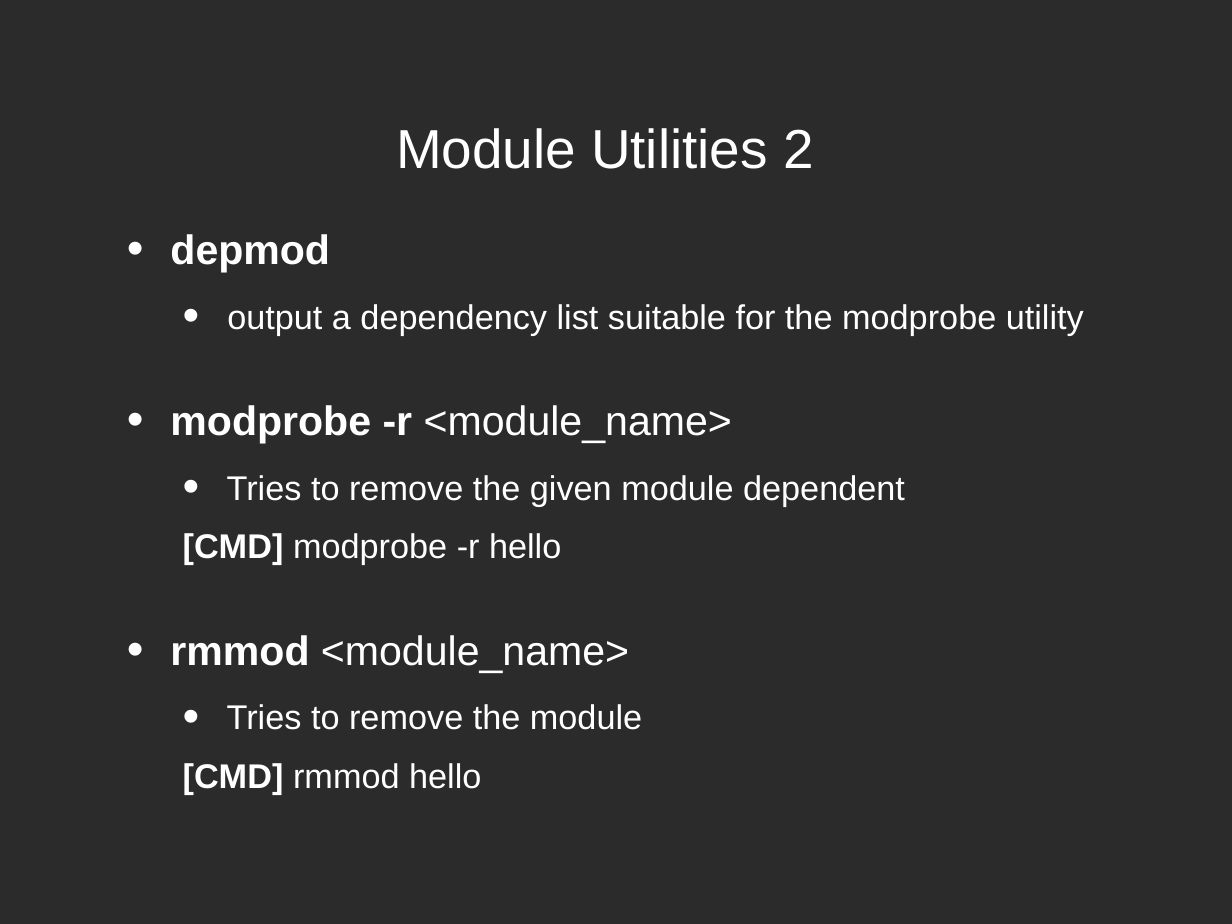
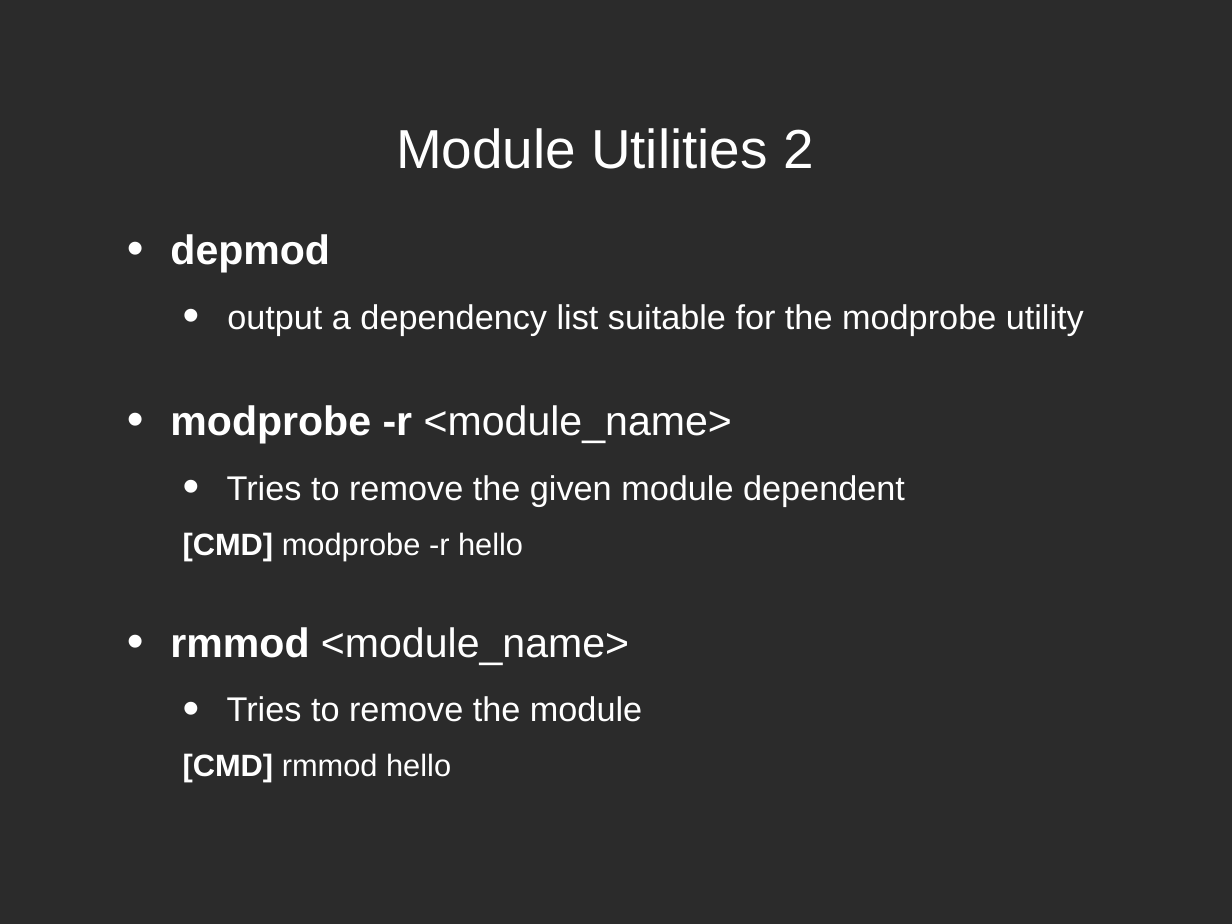
Before and after one commit to xlloss/embedded_linux_cadtc, a slide deck: slide 6 of linux_driver/present/1-concept/1-3_Install_Linux_Modules.odp. Drawn at 1232x924 pixels with LibreOffice and Linux fonts; fonts in the diff are those of the drawing; background and template pictures are left out; a plain dark background stands for a picture behind light text. Boxes give left, top, right and bottom in pixels: in the first picture for what was removed or moved away, otherwise in the second. Text is boxed around its words. In the diff, an @@ line names an element or a change of style, - is before the commit and + after.

```diff
--- a/linux_driver/present/1-concept/1-3_Install_Linux_Modules.odp
+++ b/linux_driver/present/1-concept/1-3_Install_Linux_Modules.odp
@@ text at box(183, 532, 523, 782): size 20 to 18 pt in "[CMD] modprobe -r hello", "[CMD] rmmod hello" @@
```
Also in this commit, not shown: 1 other slide changed, 5 other files.
